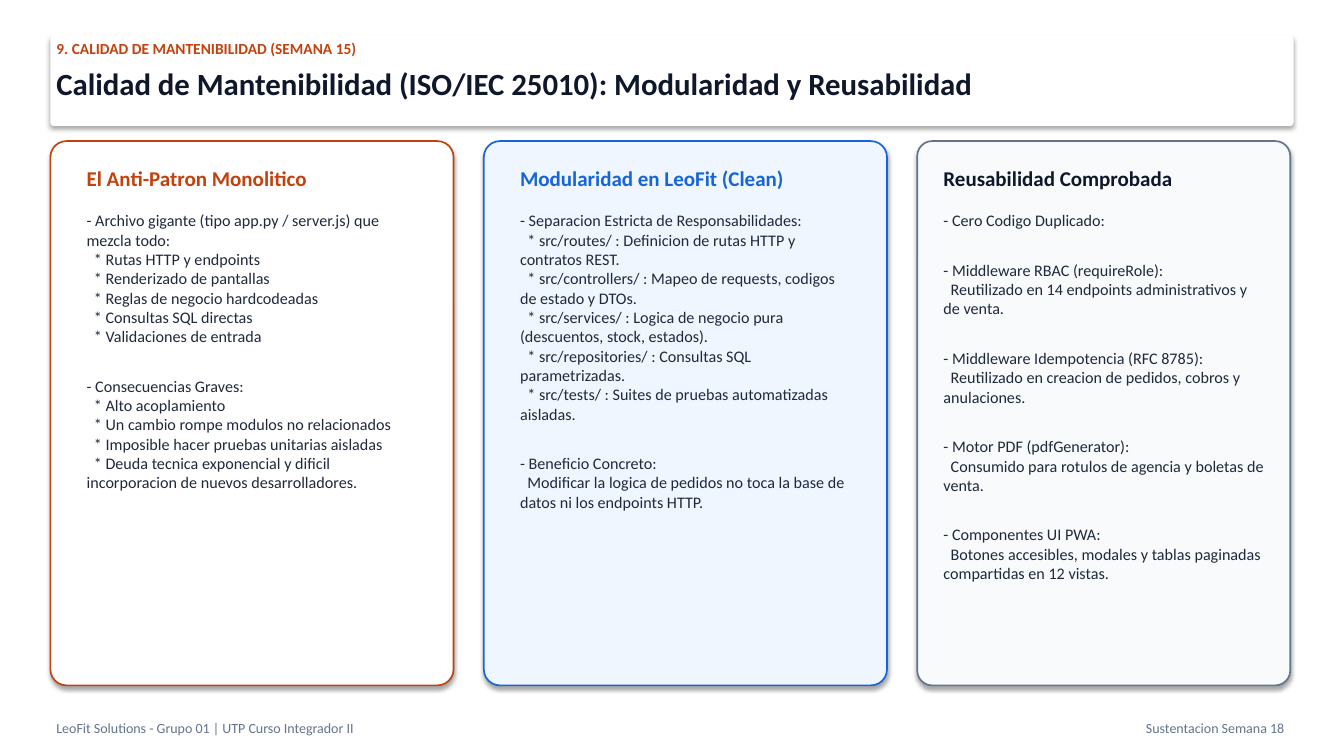
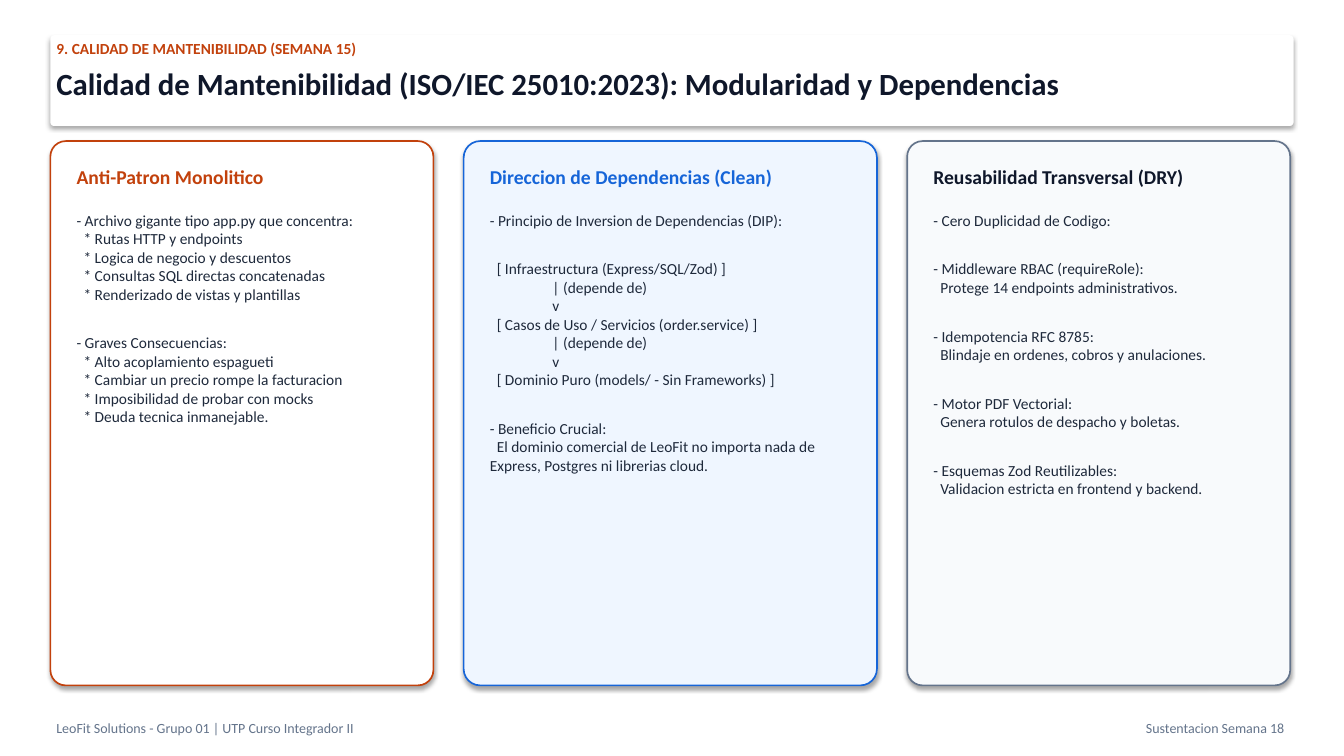
Before and after one commit to Leofit-Solutions-Grupo01/leofit-pedidos-sistema, a slide deck: slide 17 of docs/05_SUSTENTACION_PROYECTO_FINAL_SEMANA_18/03_PRESENTACION_OFICIAL_SUSTENTACION_PROYECTO_FINAL.pptx. Drawn at 1344x756 pixels with LibreOffice and Linux fonts; fonts in the diff are those of the drawing. Boxes give left, top, right and bottom in pixels: in the first picture for what was removed or moved away, otherwise in the second. Text is boxed around its words. In the diff, an @@ line names an element or a change of style, - is before the commit and + after.

Commit message:
feat(quality): integra marco riguroso iso25010-2023, percentiles sre y resiliencia cloud en informe y presentacion

```diff
--- a/docs/05_SUSTENTACION_PROYECTO_FINAL_SEMANA_18/03_PRESENTACION_OFICIAL_SUSTENTACION_PROYECTO_FINAL.pptx
+++ b/docs/05_SUSTENTACION_PROYECTO_FINAL_SEMANA_18/03_PRESENTACION_OFICIAL_SUSTENTACION_PROYECTO_FINAL.pptx
@@ text at [56,72,1059,100]: text changed @@
-Calidad de Mantenibilidad (ISO/IEC 25010): Modularidad y Reusabilidad
+Calidad de Mantenibilidad (ISO/IEC 25010:2023): Modularidad y Dependencias
@@ rounded rectangle: place and size @@
-rounded rectangle at [50,141,454,686]
+rounded rectangle at [50,141,434,686]
@@ rounded rectangle: place and size @@
-rounded rectangle at [484,141,887,686]
+rounded rectangle at [464,141,877,686]
@@ rounded rectangle: place and size @@
-rounded rectangle at [918,141,1291,686]
+rounded rectangle at [907,141,1291,686]
@@ text at [77,170,264,184]: text changed; size 15 to 14 pt @@
-El Anti-Patron Monolitico
+Anti-Patron Monolitico
@@ text at [490,169,772,187]: text changed; size 15 to 14 pt @@
-Modularidad en LeoFit (Clean)
+Direccion de Dependencias (Clean)
@@ text at [933,169,1184,187]: text changed; size 15 to 14 pt @@
-Reusabilidad Comprobada
+Reusabilidad Transversal (DRY)
@@ text at [85,215,353,229]: text changed; size 11.5 to 11 pt @@
-- Archivo gigante (tipo app.py / server.js) que mezcla todo:
+- Archivo gigante tipo app.py que concentra:
@@ text at [95,233,243,247]: size 11.5 to 11 pt in "* Rutas HTTP y endpoints" @@
@@ text at [490,215,815,474]: text changed; size 11.5 to 11 pt @@
-- Separacion Estricta de Responsabilidades:
-* src/routes/ : Definicion de rutas HTTP y contratos REST.
-* src/controllers/ : Mapeo de requests, codigos de estado y DTOs.
-* src/services/ : Logica de negocio pura (descuentos, stock, estados).
-* src/repositories/ : Consultas SQL parametrizadas.
-* src/tests/ : Suites de pruebas automatizadas aisladas.
-- Beneficio Concreto:
-Modificar la logica de pedidos no toca la base de datos ni los endpoints HTTP.
+- Principio de Inversion de Dependencias (DIP):
+[ Infraestructura (Express/SQL/Zod) ]
+| (depende de)
+v
+[ Casos de Uso / Servicios (order.service) ]
+| (depende de)
+v
+[ Dominio Puro (models/ - Sin Frameworks) ]
+- Beneficio Crucial:
+El dominio comercial de LeoFit no importa nada de Express, Postgres ni librerias cloud.
@@ text at [942,215,1110,229]: text changed; size 11.5 to 11 pt @@
-- Cero Codigo Duplicado:
+- Cero Duplicidad de Codigo:
@@ text at [85,252,342,425]: text changed; size 11.5 to 11 pt @@
-* Renderizado de pantallas
-* Reglas de negocio hardcodeadas
-* Consultas SQL directas
-* Validaciones de entrada
-- Consecuencias Graves:
-* Alto acoplamiento
-* Un cambio rompe modulos no relacionados
-* Imposible hacer pruebas unitarias aisladas
-* Deuda tecnica exponencial y dificil incorporacion de nuevos desarrolladores.
+* Logica de negocio y descuentos
+* Consultas SQL directas concatenadas
+* Renderizado de vistas y plantillas
+- Graves Consecuencias:
+* Alto acoplamiento espagueti
+* Cambiar un precio rompe la facturacion
+* Imposibilidad de probar con mocks
+* Deuda tecnica inmanejable.
@@ text at [942,263,1143,277]: size 11.5 to 11 pt in "- Middleware RBAC (requireRole):" @@
@@ text at [940,282,1206,497]: text changed; size 11.5 to 11 pt @@
-Reutilizado en 14 endpoints administrativos y de venta.
-- Middleware Idempotencia (RFC 8785):
-Reutilizado en creacion de pedidos, cobros y anulaciones.
-- Motor PDF (pdfGenerator):
-Consumido para rotulos de agencia y boletas de venta.
-- Componentes UI PWA:
-Botones accesibles, modales y tablas paginadas compartidas en 12 vistas.
+Protege 14 endpoints administrativos.
+- Idempotencia RFC 8785:
+Blindaje en ordenes, cobros y anulaciones.
+- Motor PDF Vectorial:
+Genera rotulos de despacho y boletas.
+- Esquemas Zod Reutilizables:
+Validacion estricta en frontend y backend.
```
Also in this commit, not shown: 5 other slides changed, 11 other files.
